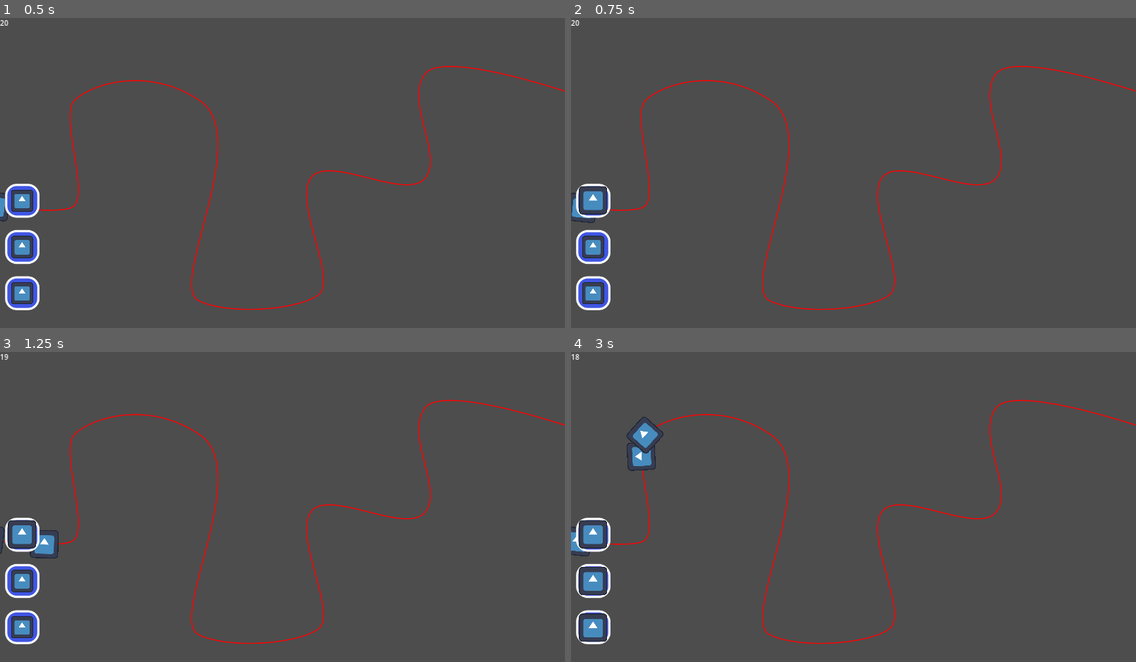
Above: before the commit, frames 1-4 (two rows, left to right).
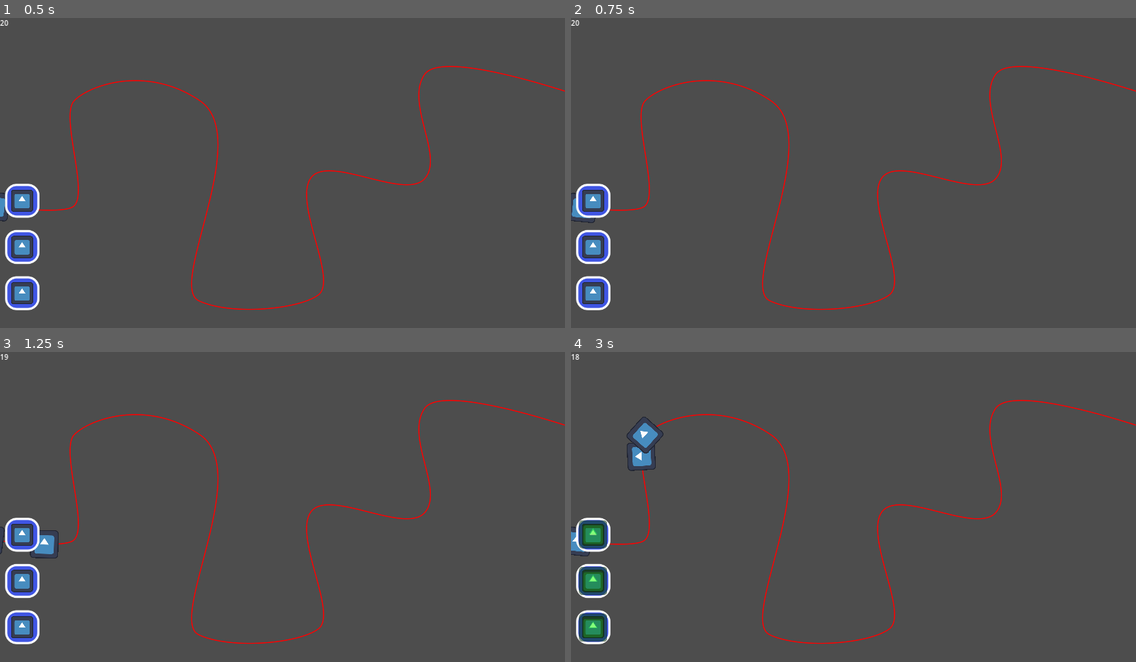
Above: after the commit, the same moments.

Repository: Galitie/20-sec-game-jam
Game: Godot game, scene res://Prototype/main.tscn
The game is run twice, just before and just after one commit, with the same random seed, the same clock (stepped at 60 frames per second) and the same inputs. The engine's default icon, where the game draws it, is replaced by a stand-in: a white triangle on a blue panel in a dark square.
Inputs (mouse positions are in pixels of both pictures, inside the frame that each line leads up to):
- Up to frame 1 (0.5 s): no input
- Up to frame 2 (0.75 s): click (593, 200) at 0.5 s
- Up to frame 3 (1.25 s): no input
- Up to frame 4 (3 s): click (593, 581) at 1.25 s; click (593, 627) at 2 s; click (593, 534) at 2.75 s

Frame 1 is identical in both runs. In frame 2, 0.3% of the frame differs, in the area x 1-7%, y 54-64%; in frame 3, 0.3%; in frame 4, 1.3%, in the area x 1-7%, y 54-94%.

Commit message:
added drag feature

Diff:
--- a/Prototype/UI.gd
+++ b/Prototype/UI.gd
@@ -4,11 +4,16 @@
 func set_tower_preview(tower_type, mouse_position):
 	var drag_tower = load("res://Scenes/Towers/" + tower_type + ".tscn").instantiate()
 	drag_tower.set_name("DragTower")
-	#drag_tower.modulate = Color("ad54ff3c")
+	drag_tower.modulate = Color("#14FF0084")
 
 	var control = Control.new()
 	control.add_child(drag_tower, true)
 	control.global_position = mouse_position
 	control.set_name("TowerPreview")
 	add_child(control, true)
-	#move_child(get_node("TowerPreview"), 0)
+	move_child(get_node("TowerPreview"), 0)
+
+func update_tower_preview(new_position, color):
+	get_node("TowerPreview").global_position = new_position
+	if get_node("TowerPreview/DragTower").modulate != Color(color):
+		get_node("TowerPreview/DragTower").modulate = Color(color)
--- a/Prototype/main.gd
+++ b/Prototype/main.gd
@@ -23,13 +23,25 @@
 
 # Called every frame. 'delta' is the elapsed time since the previous frame.
 func _process(delta):
-	pass
+	if build_mode:
+		update_tower_preview()
 
 
 func initiate_build_mode(tower_type):
 	build_type = tower_type
 	build_mode = true
 	get_node("CanvasLayer").set_tower_preview(build_type, get_global_mouse_position())
+
+
+func update_tower_preview():
+	var mouse_position = get_global_mouse_position()
+	get_node("CanvasLayer").update_tower_preview(mouse_position, "#14FF0084")
+	build_location = mouse_position
+
+
+func cancel_build_mode():
+	pass
+
 
 func start_enemy_wave():
 	for i in enemies.size():
